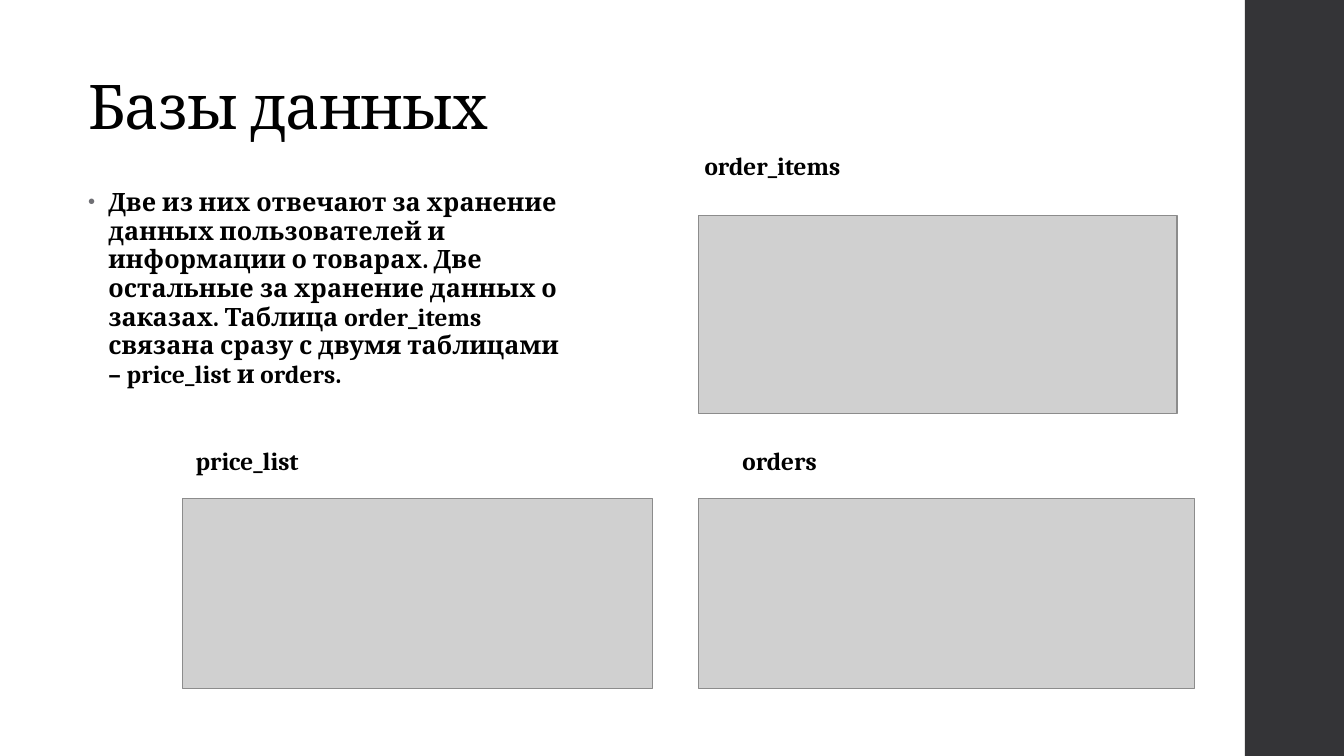
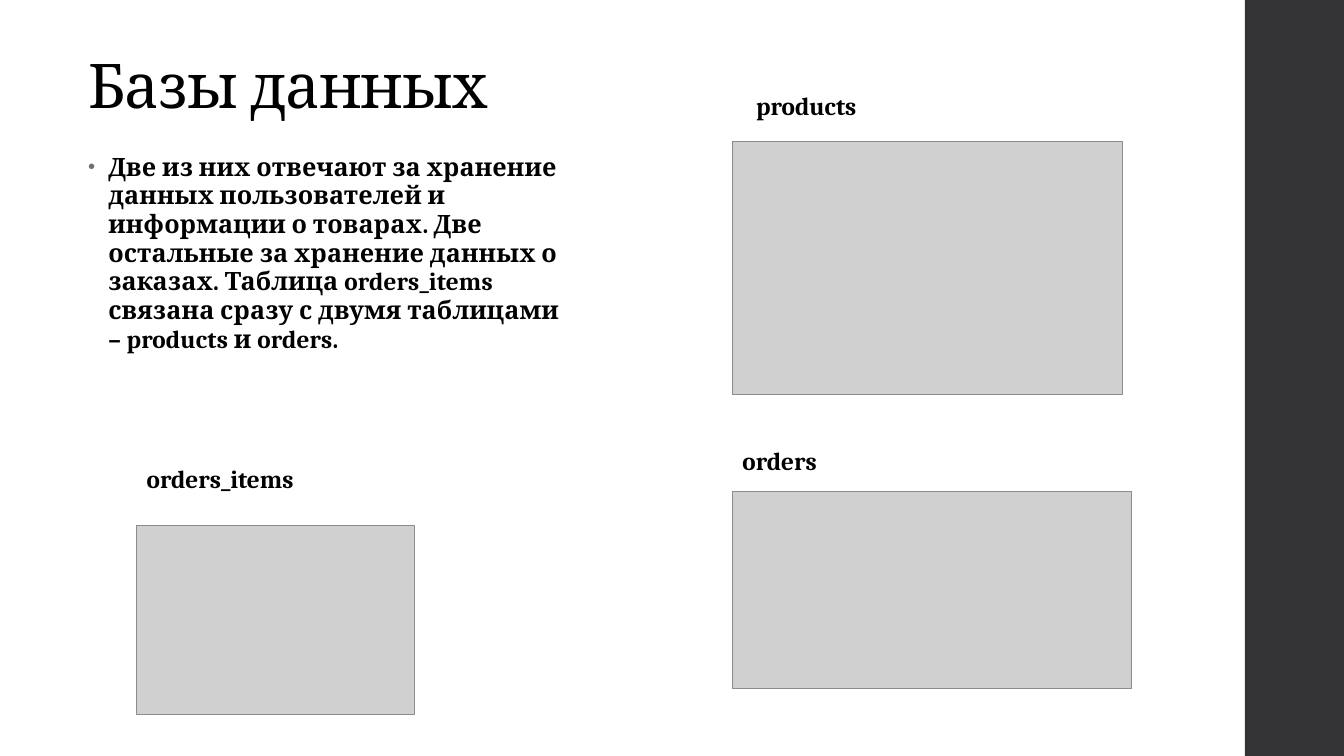
Before and after one commit to Asklit/WebOnlineStore, a slide deck: slide 6 of documents/online_store.pptx (slide 8 before the commit). Drawn at 1344x756 pixels with LibreOffice and Linux fonts; fonts in the diff are those of the drawing; grey boxes stand for pictures. Boxes give left, top, right and bottom in pixels: in the first picture for what was removed or moved away, otherwise in the second. Text is boxed around its words. In the diff, an @@ line names an element or a change of style, - is before the commit and + after.

```diff
--- a/documents/online_store.pptx
+++ b/documents/online_store.pptx
@@ title "Базы данных": place and size @@
-title "Базы данных" at box(88, 85, 488, 142)
+title "Базы данных" at box(88, 64, 488, 121)
@@ text added at box(756, 97, 856, 121), 18 pt, text #000000, bold @@
+products
@@ picture: place and size @@
-picture at box(699, 215, 1178, 413)
+picture at box(733, 141, 1123, 395)
@@ text at box(108, 158, 558, 354): text changed @@
-• Две из них отвечают за хранение данных пользователей и информации о товарах. Две остальные за хранение данных о заказах. Таблица order_items связана сразу с двумя таблицами – price_list и orders.
+• Две из них отвечают за хранение данных пользователей и информации о товарах. Две остальные за хранение данных о заказах. Таблица orders_items связана сразу с двумя таблицами – products и orders.
@@ text removed at box(705, 157, 841, 178) @@
-order_items
@@ text added at box(147, 470, 294, 491), 18 pt, text #000000, bold @@
+orders_items
@@ text removed at box(196, 452, 299, 476) @@
-price_list
@@ picture removed at box(182, 498, 653, 689) @@
@@ picture: place and size @@
-picture at box(699, 498, 1195, 689)
+picture at box(733, 492, 1132, 689)
@@ picture added at box(137, 525, 414, 715) @@
```
Also in this commit, not shown: 6 other slides changed, 1 slide added, 3 slides removed.
